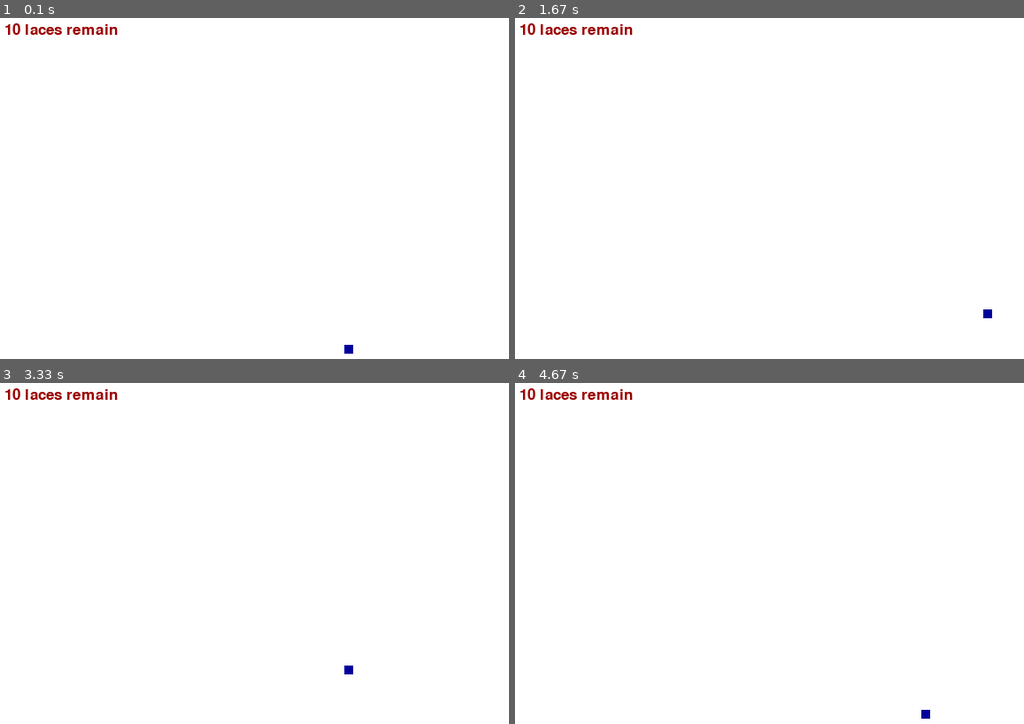
Above: before the commit, frames 1-4 (two rows, left to right).
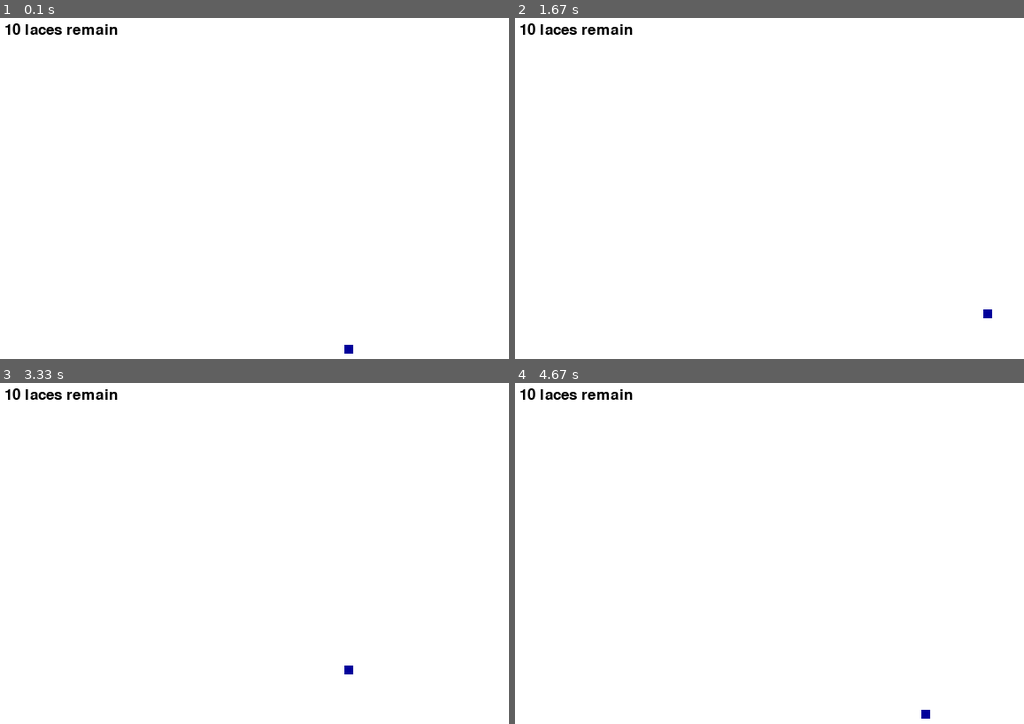
Above: after the commit, the same moments.

Repository: Andrew-Pynch/neuralink-bot
Game: pygame game, started from surgery_game.py
Two runs of this game, one before a commit and one after it. Both use one fixed random seed, a clock stepped at 60 frames per second and the inputs below.
Inputs:
- Up to frame 1 (0.1 s): no input
- Up to frame 2 (1.67 s): hold Right 0.33-0.8 s; hold Up 0.83-1.13 s; hold Right 1.17-1.63 s
- Up to frame 3 (3.33 s): hold Left 1.67-2.2 s; hold Down 2.23-2.53 s; hold Left 2.57-2.97 s; hold Up from 3 s (still down)
- Up to frame 4 (4.67 s): release Up at 3.37 s; hold Right 3.4-4.03 s; hold Down 4.07-4.43 s; hold Left from 4.47 s (still down)

The runs differ from the first frame. In frame 1, 0.3% of the frame differs, in the area x 1-24%, y 1-5%; in frame 2, 0.3%; in frame 3, 0.3%; in frame 4, 0.3%.

Commit message:
need to sleep on this blood vessel rendering

Diff:
--- a/surgery_game.py
+++ b/surgery_game.py
@@ -39,33 +39,67 @@
 #list of fractal coordinates:
 vessel_list = []
 
+
+
 ### N0TE: ALL THESE FUNCTIONS ARE JUST A GUESS AT WHAT THE STRUCTURE OF THE PROGRAM WILL BE... ###
-def vessels():
+def vessels(vessel_list):
     """Create pygame representation of blood vessels"""
     #TODO: > create a list of coordinate pairs similar to the lace_list
     #      > create a recursive function
     #      > render the list of coordinates into the game screen (see line 56)
-    start_x = random.randint(0, 800)
-    start_y = random.randint(0, 800)
-    init_position = [start_x, start_y]
-    # Add to vessel_list
-    vessel_list.append(init_position)
-
-    recurse(start_x, start_y, -1)
-
-
-def recurse(current_coord_x, current_coord_y, previous_direction):
+
+    """ANDREWS CURRENTLY NON FUNCTIONING CODE :-("""
+    # vessel_width = 1
+
+    # start_x = random.randint(0, display_width)
+    # start_y = random.randint(0, display_height)
+
+    # vessel_list.append([start_x, start_y])
+    # stop_rendering = False
+
+    # # Add vessels to the list recursively?
+    # while stop_rendering == False:
+    #     for vessel in vessel_list:
+    #         if vessel[0] >= display_width or vessel[1] < 0 or vessel[1] >= display_height or vessel[1] < display_height:
+    #             stop_rendering = True
+    #             print("OUT OF BOUNDS")
+    #         else:
+    #             x_dir = random.uniform(-1, 1)
+    #             y_dir = random.uniform(-1, 1)
+    #             vessel_list.append([vessel_list[-1][0]+x_dir, vessel_list[-1][0]+y_dir])
+
+    # while stop_rendering == False:
+    #     pass
+        # Render the vessels in vessel list
+
+
+    """MATTS NOTES"""
+    # start_x = random.randint(0, display_width)
+    # start_y = random.randint(0, display_height)
+    # init_position = [start_x, start_y]
+    # # Add to vessel_list
+    # vessel_list.append(init_position)
+
+    # recurse(start_x, start_y, -1)
+
+
+
+
+def recurse(vessel_list):
     """Recursively generate a list of coordinates"""
     # base case: fractal goes off screen
     # take the previous coordinate, and either go down, left, right, or up,
-    #   but don't go in the same direction as the previous pixel.
+    # but don't go in the same direction as the previous pixel.
     # previous direction: 0 for left, 1 for up, 2 for right, 3 for down
+
+
 
 
 
 
     # later, I will implement the random function
     pass
+
 
 
 
@@ -73,9 +107,7 @@
     """SHOW LACE COUNTER IN TOP LEFT"""
     remaining_laces = str(10 - len(lace_list))
     lace_message = ("%s laces remain" % remaining_laces)
-    message_to_screen(lace_message, red, -display_width/2.5, -display_height/2.25)
-
-    #ADD: Checker to ensure a lace can't be placed on the same spot as a previous lace
+    message_to_screen(lace_message, black, -display_width/2.5, -display_height/2.25)
 
     """### RENDER ALL THE LACES ###"""
     # RENDER THE CURRENT LACE
@@ -87,9 +119,13 @@
             pygame.draw.rect(game_display, green, [coord_pair[0], coord_pair[1], lace_size, lace_size])
 
 
+
+
 def lace_cleanup(lace_list):
     for coord_pair in lace_list:
         if lace_list.count(coord_pair) > 1: lace_list.remove(coord_pair)
+
+
 
 
 def score():
@@ -100,24 +136,32 @@
     pass
 
 
+
+
 def lose_condition(lace_list):
     if len(lace_list) >= 10:    #if more than 9 laces,
         return True             #player loses
 
 
+
+
 def text_objects(text, color):
     text_surface = font.render(text, True, color)
     return text_surface, text_surface.get_rect()
 
 
+
+
 def message_to_screen(msg, color, x_displace=0, y_displace=0, size='small'):
     """Display a message on the screen!"""
     # surface object and the rectangle "shape"
-    text_surface, text_rect = text_objects(msg, red)
+    text_surface, text_rect = text_objects(msg, color)
 
     # get center of the textbox surface
     text_rect.center = (display_width / 2 + x_displace, display_height / 2 + y_displace)
     game_display.blit(text_surface, text_rect)
+
+
 
 
 def game_loop():
@@ -128,6 +172,9 @@
     # Current lace we are rendering
     current_lace = 0
 
+    """RENDER THE VESSELS ON SCREEN"""
+    vessels(vessel_list)
+    print(vessel_list)
 
     # X AND Y COORDS OF THE LACE
     x = display_width / 2
@@ -181,7 +228,7 @@
                     y_change = -lace_size # negative y = up in pygame
                     x_change = 0
                 elif event.key == pygame.K_DOWN:
-                    y_change = lace_size # positive y = down
+                    y_change = +lace_size # negative y = up in pygame
                     x_change = 0
                 elif event.key == pygame.K_BACKSPACE:
                     """### ADD THIS TO LACE FUNCTION ###"""
